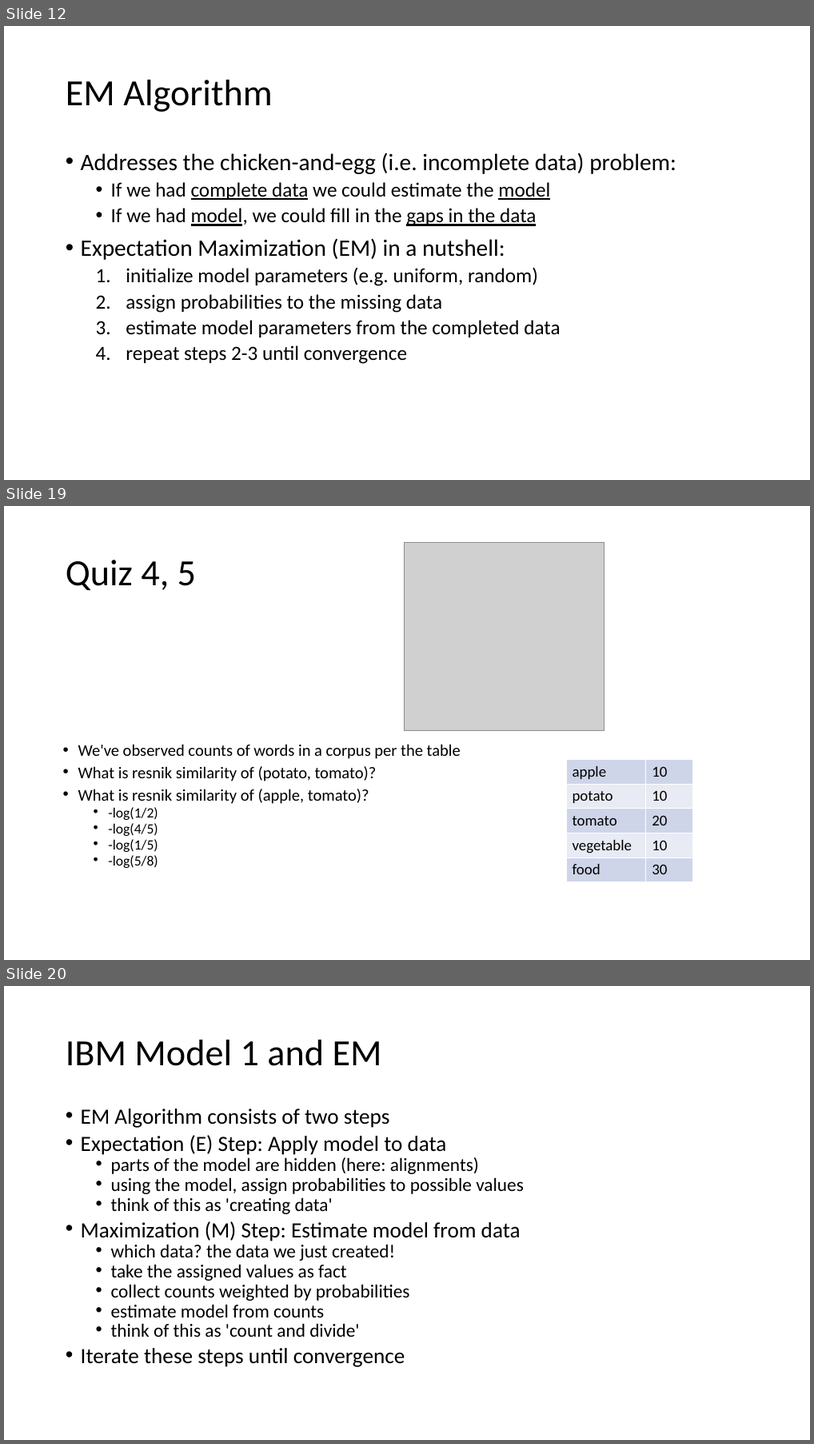
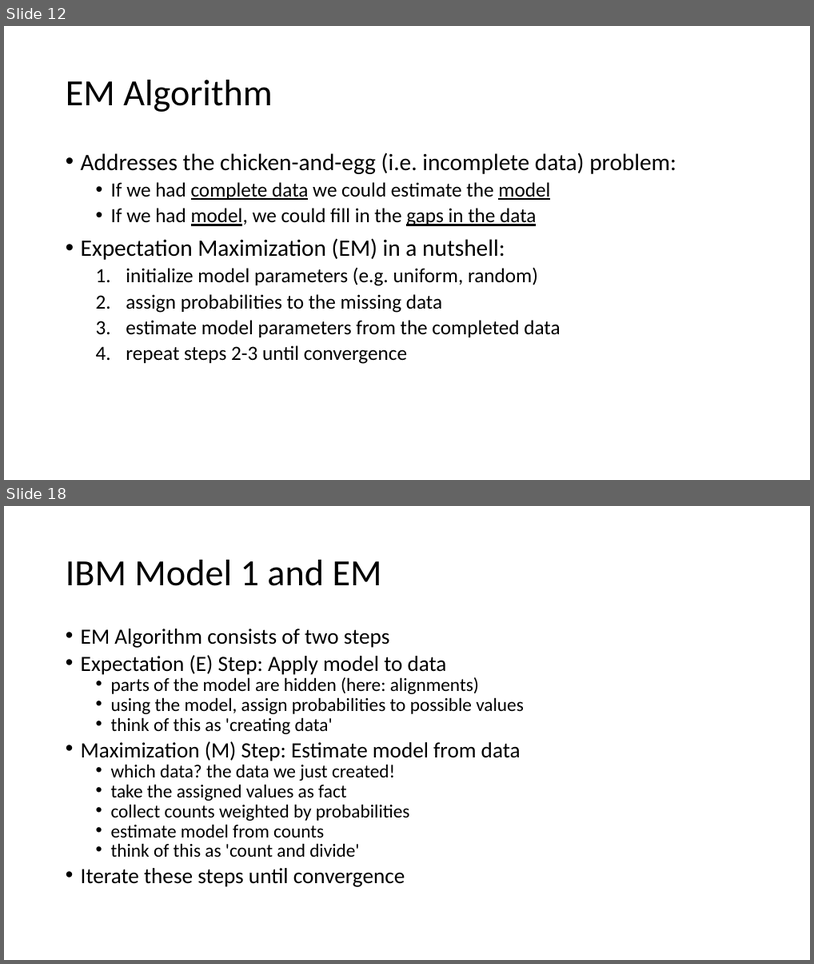
Before and after one commit to isi-nlp/csci_544_fa_18_slides, a slide deck: ibm_1102.pptx. Shown one above the other, each under a label of ours: slides 12, 19 and 20 before the commit, slides 12 and 18 after it; the slides between them are not shown. The pictures are 814x1444 and 814x964 pixels, drawn with LibreOffice and Linux fonts; fonts in the diff are those of the drawing; grey boxes stand for pictures. Boxes give left, top, right and bottom in pixels: in the first picture for what was removed or moved away, otherwise in the second. Text is boxed around its words. In the diff, an @@ line names an element or a change of style, - is before the commit and + after.

```diff
--- a/ibm_1102.pptx
+++ b/ibm_1102.pptx
@@ slide 19 removed at box(4, 506, 810, 960), background #FFFFFF @@
@@ picture removed at box(405, 542, 605, 731) @@
@@ title removed at box(66, 560, 196, 590) @@
-Quiz 4, 5
@@ text removed at box(78, 744, 461, 868) @@
-• We've observed counts of words in a corpus per the table
-• What is resnik similarity of (potato, tomato)?
-• What is resnik similarity of (apple, tomato)?
-  • -log(1/2)
-  • -log(4/5)
-  • -log(1/5)
-  • -log(5/8)
@@ table removed at box(566, 759, 694, 880), 5 rows, 2 columns @@
-apple | 10
-potato | 10
-tomato | 20
-vegetable | 10
-food | 30
@@ what was slide 20 is now slide 18 @@
```
Also in this commit, not shown: 13 slides changed, 1 other slide removed.
